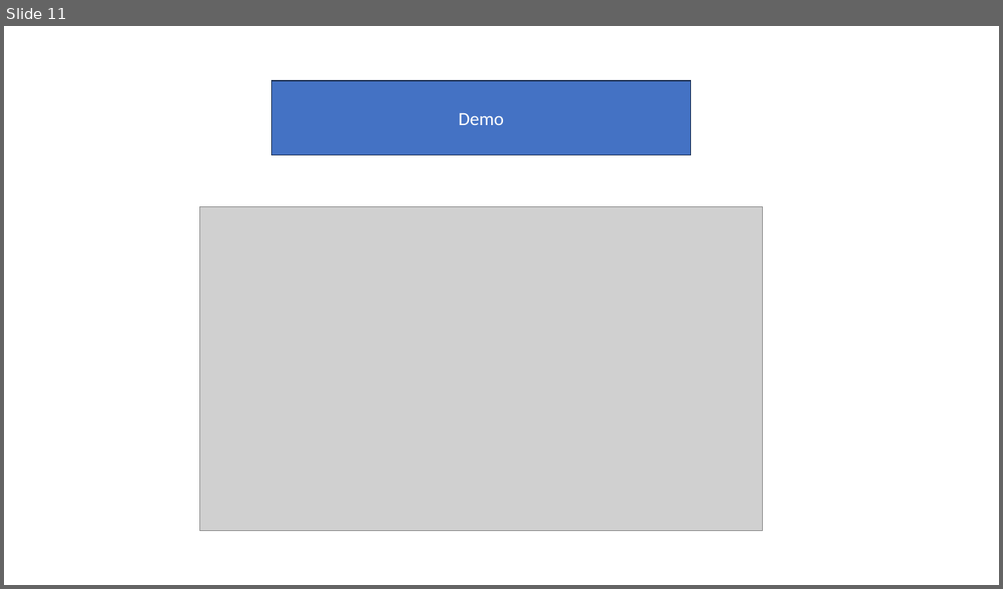
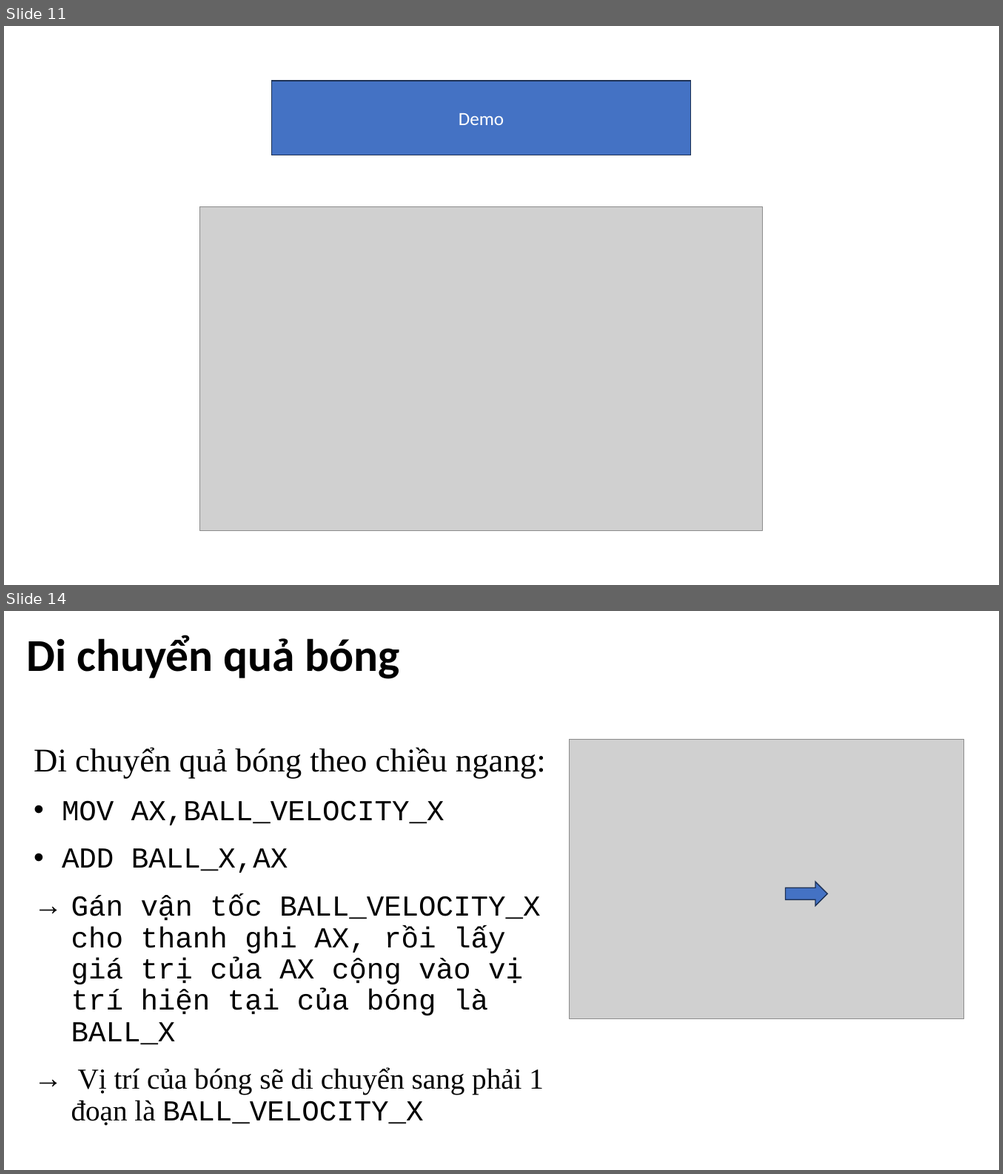
Before and after one commit to tkderphu/KTMT, a slide deck: ktmt_01.pptx. Shown one above the other, each under a label of ours: slide 11 before the commit, slides 11 and 14 after it; the slides between them are not shown. The pictures are 1003x589 and 1003x1174 pixels, drawn with LibreOffice and Linux fonts; fonts in the diff are those of the drawing; grey boxes stand for pictures. Boxes give left, top, right and bottom in pixels: in the first picture for what was removed or moved away, otherwise in the second. Text is boxed around its words. In the diff, an @@ line names an element or a change of style, - is before the commit and + after.

Commit message:
move ball

```diff
--- a/ktmt_01.pptx
+++ b/ktmt_01.pptx
@@ slide 14 added at (4,611,999,1170), background #FFFFFF @@
@@ title added at (26,635,400,679), 44 pt, text #000000, bold @@
+Di chuyển quả bóng
@@ picture added at (569,739,964,1019) @@
@@ subtitle added at (34,747,546,1126), 28 pt, text #000000 @@
+Di chuyển quả bóng theo chiều ngang:
+• MOV AX,BALL_VELOCITY_X
+• ADD BALL_X,AX
+→ Gán vận tốc BALL_VELOCITY_X cho thanh ghi AX, rồi lấy giá trị của AX cộng vào vị trí hiện tại của bóng là BALL_X
+→ Vị trí của bóng sẽ di chuyển sang phải 1 đoạn là BALL_VELOCITY_X
@@ right arrow added at (785,882,827,906), fill #4472C4, outline #1E3256 1 pt @@
```
Also in this commit, not shown: 15 other slides added.
